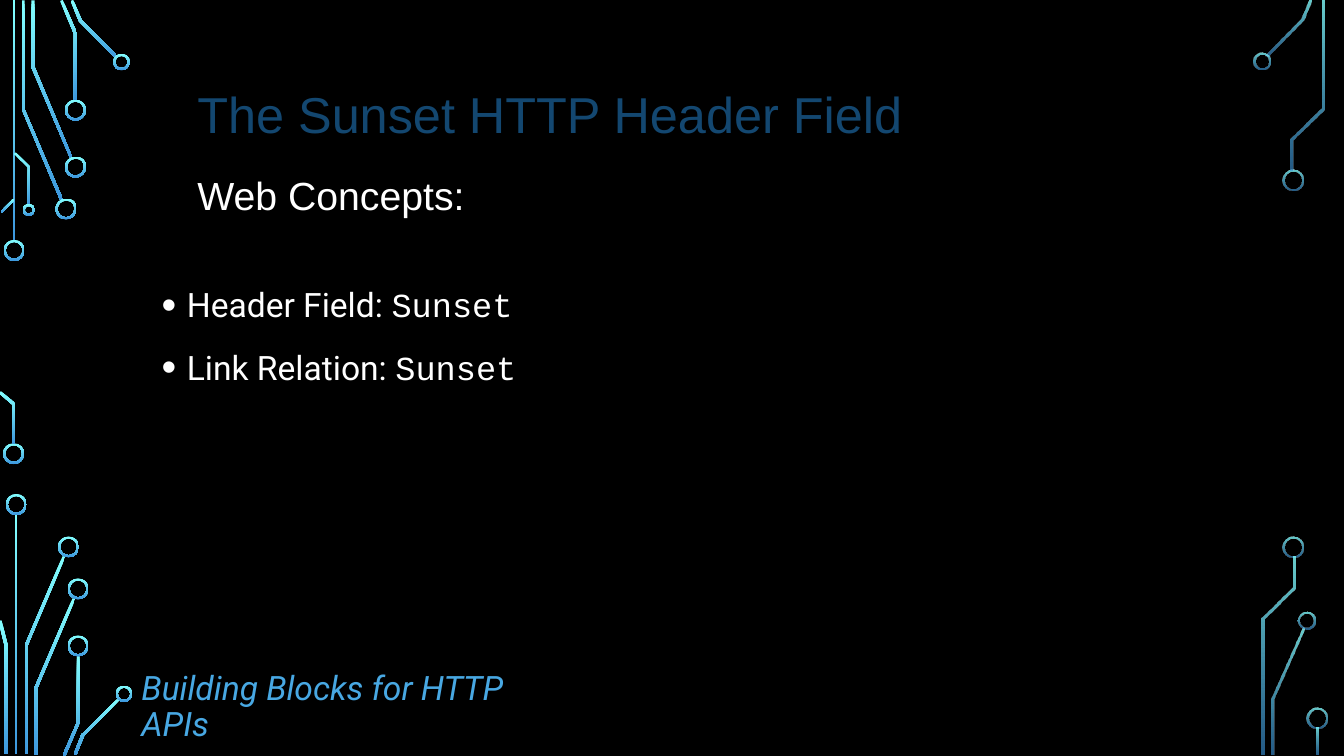
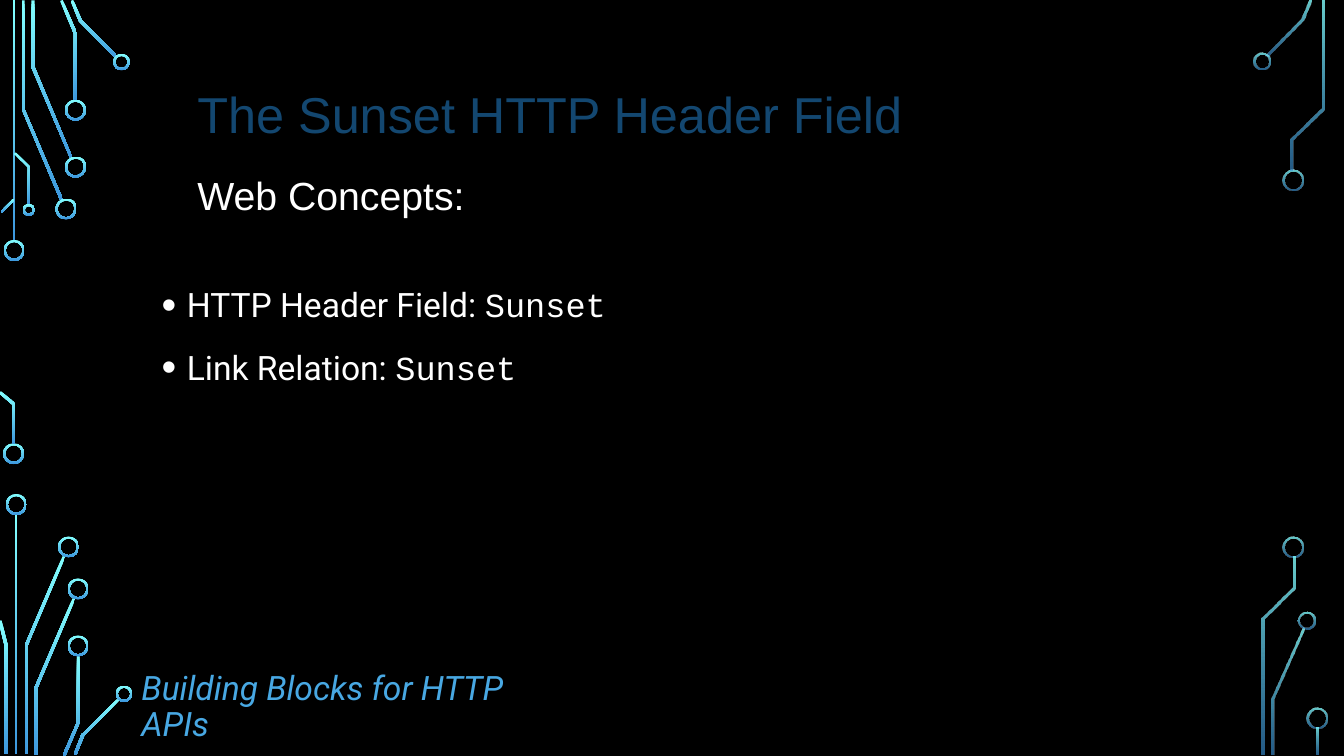
Before and after one commit to dret/HTTP-APIs, a slide deck: slide 7 of assets/slides/rfc8594.pptx. Drawn at 1344x756 pixels with LibreOffice and Linux fonts; fonts in the diff are those of the drawing; background and template pictures are left out. Boxes give left, top, right and bottom in pixels: in the first picture for what was removed or moved away, otherwise in the second. Text is boxed around its words. In the diff, an @@ line names an element or a change of style, - is before the commit and + after.

```diff
--- a/assets/slides/rfc8594.pptx
+++ b/assets/slides/rfc8594.pptx
@@ text at bbox=[187, 291, 606, 318]: text changed @@
-• Header Field: Sunset
+• HTTP Header Field: Sunset
```
Also in this commit, not shown: 3 other slides changed, 1 other file.
